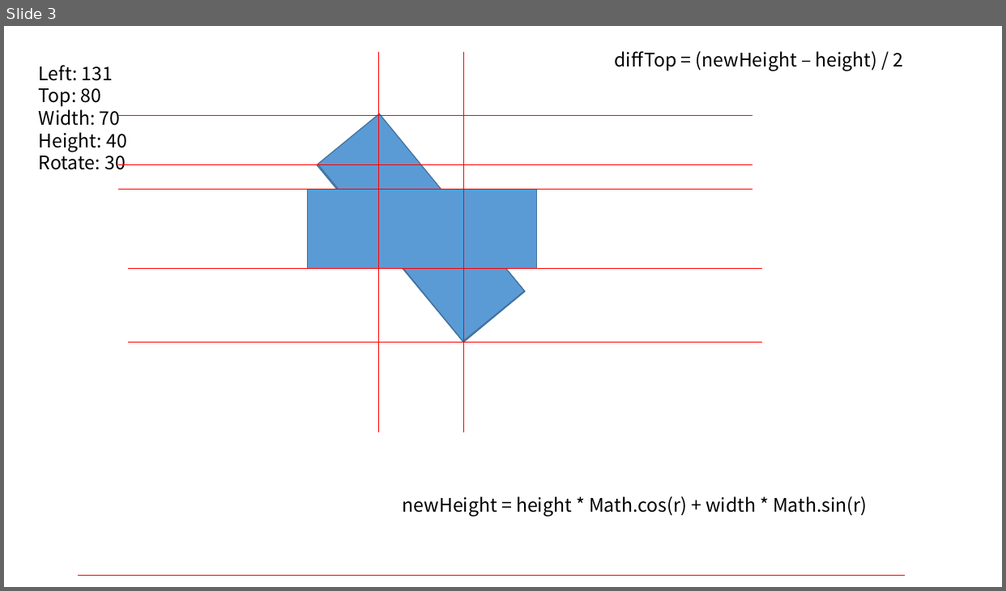
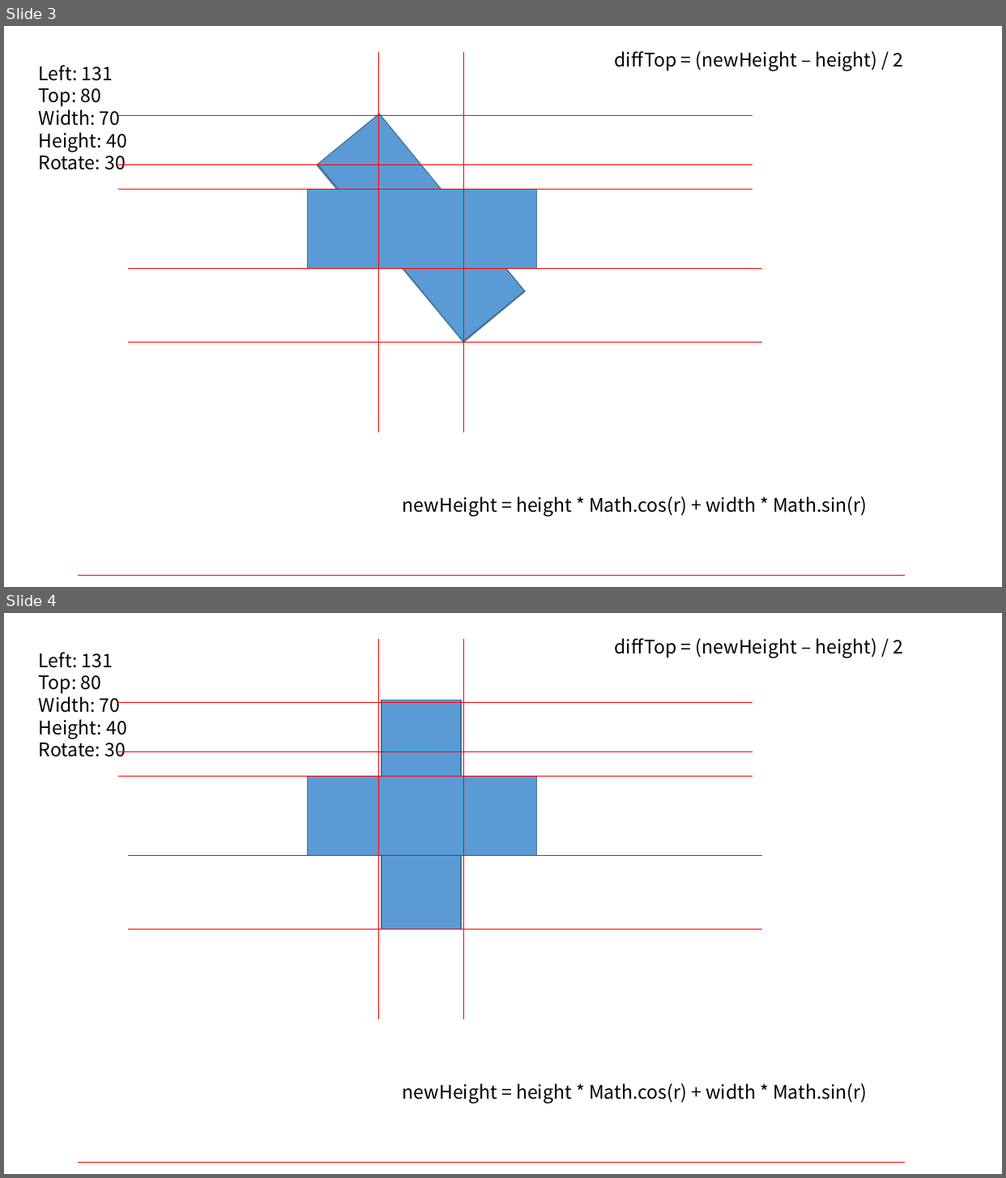
Before and after one commit to lycHub/vue-next-drag, a slide deck: 旋转原理.pptx. Shown one above the other, each under a label of ours: slide 3 before the commit, slides 3 and 4 after it. The pictures are 1006x591 and 1006x1178 pixels, drawn with LibreOffice and Linux fonts; fonts in the diff are those of the drawing. Boxes give left, top, right and bottom in pixels: in the first picture for what was removed or moved away, otherwise in the second. Text is boxed around its words. In the diff, an @@ line names an element or a change of style, - is before the commit and + after.

```diff
--- a/旋转原理.pptx
+++ b/旋转原理.pptx
@@ slide 4 added at (4, 613, 1002, 1174), background #FFFFFF @@
@@ text added at (39, 652, 127, 757), 18 pt, text #000000 @@
+Left: 131
+Top: 80
+Width: 70
+Height: 40
+Rotate: 30
@@ line added from (378, 638) to (378, 1020), #FF0000 0.5 pt @@
@@ line added from (463, 638) to (463, 1020), #FF0000 0.5 pt @@
@@ text added at (615, 638, 904, 658), 18 pt, text #000000 @@
+diffTop = (newHeight – height) / 2
@@ line added from (118, 702) to (752, 702), #FF0000 0.5 pt @@
@@ rectangle added at (381, 700, 461, 929), fill #5B9BD5, outline #43739E 1 pt @@
@@ line added from (118, 752) to (752, 752), #FF0000 0.5 pt @@
@@ line added from (118, 776) to (752, 776), #FF0000 0.5 pt @@
@@ rectangle added at (307, 776, 536, 855), fill #5B9BD5, outline #43739E 1 pt @@
@@ line added from (128, 855) to (761, 855), #FF0000 0.5 pt @@
@@ line added from (128, 930) to (761, 930), #FF0000 0.5 pt @@
@@ text added at (403, 1084, 867, 1104), 18 pt, text #000000 @@
+newHeight = height * Math.cos(r) + width * Math.sin(r)
@@ line added from (78, 1162) to (905, 1162), #FF0000 0.5 pt @@
```
Also in this commit, not shown: 1 slide changed, 7 other files.
